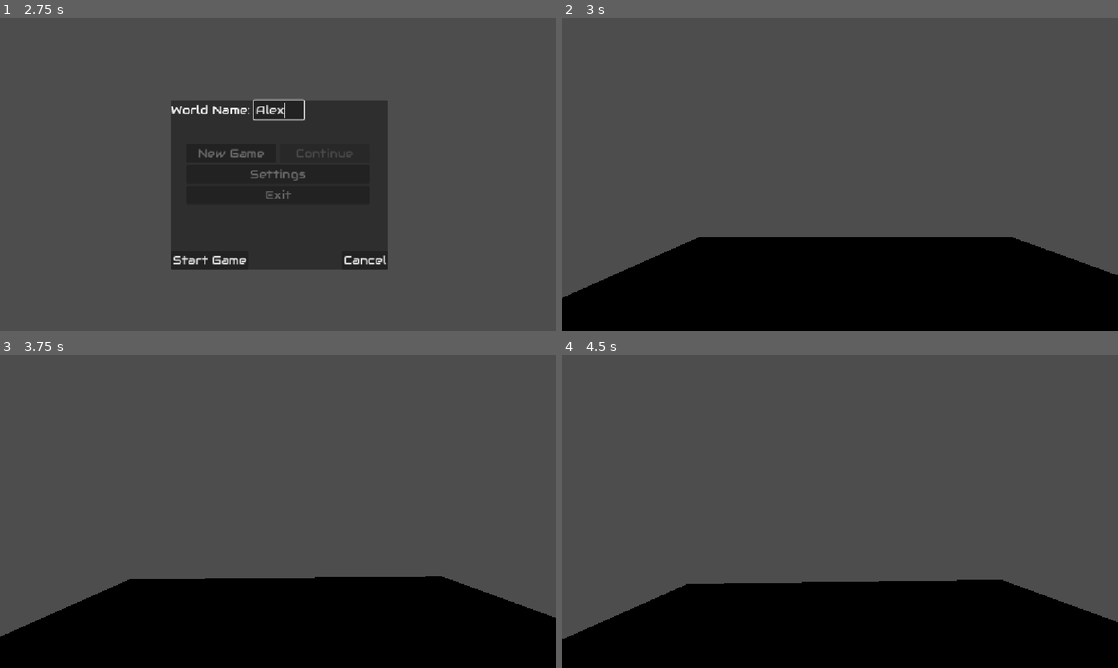
Above: before the commit, frames 1-4 (two rows, left to right).
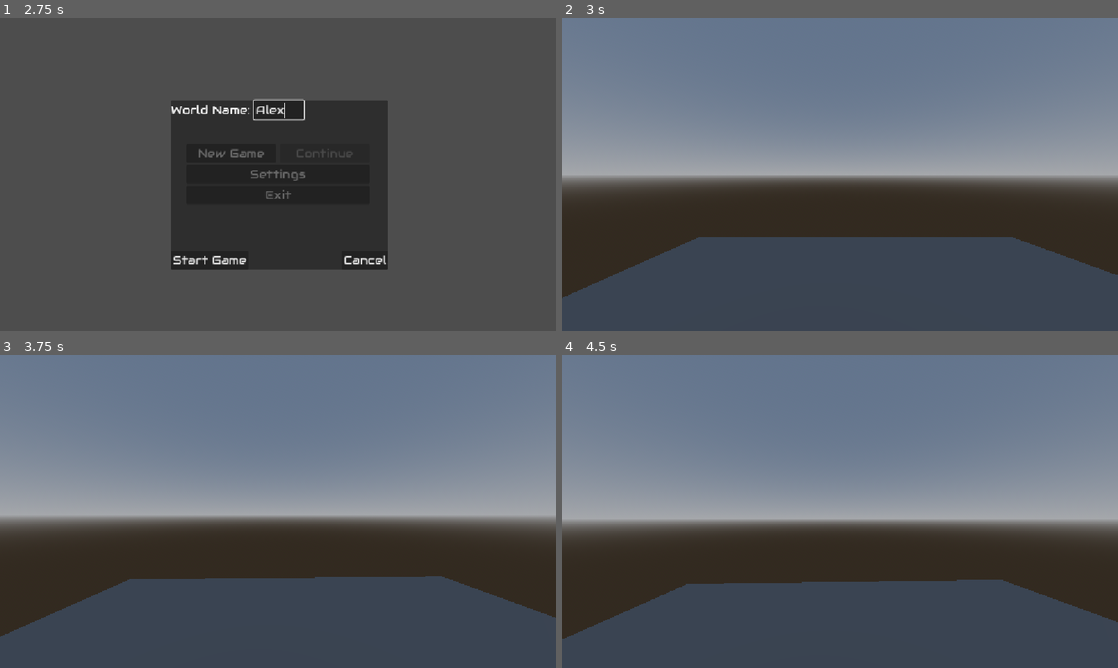
Above: after the commit, the same moments.

Repository: Electron7-7/a-poker-game-made-in-godot
Game: Godot game, scene res://main/dedicated_main.tscn
Two runs of this game, one before a commit and one after it. Both use one fixed random seed, a clock stepped at 60 frames per second and the inputs below.
Inputs (mouse positions are in pixels of both pictures, inside the frame that each line leads up to):
- Up to frame 1 (2.75 s): click "New Game" at 0.5 s; click (294, 108) at 1.27 s; type "Alex" at 1.35 s; click "New Game" at 2 s
- Up to frame 2 (3 s): click "Start Game" at 2.75 s
- Up to frame 3 (3.75 s): tap Enter at 3.5 s; move the mouse to (305, 511) at 3.52 s
- Up to frame 4 (4.5 s): tap Space at 4.25 s; move the mouse to (812, 511) at 4.27 s

Frame 1 is identical in both runs. In frame 2, 97% of the frame differs, in the area x 0-100%, y 0-100%; in frame 3, 97%; in frame 4, 97%.

Commit message:
engine(project settings and default theme tweaking)

Diff:
--- a/menus/default_theme.tres
+++ b/menus/default_theme.tres
@@ -65,6 +65,21 @@
 content_margin_right = 4.0
 content_margin_bottom = 4.0
 
+[sub_resource type="StyleBoxEmpty" id="StyleBoxEmpty_6od3n"]
+
+[sub_resource type="StyleBoxFlat" id="StyleBoxFlat_qhu7v"]
+content_margin_left = 4.0
+content_margin_top = 4.0
+content_margin_right = 4.0
+content_margin_bottom = 4.0
+bg_color = Color(0.12941177, 0.12941177, 0.12941177, 1)
+border_width_bottom = 2
+border_color = Color(0.07058824, 0.07058824, 0.07058824, 1)
+corner_radius_top_left = 4
+corner_radius_top_right = 4
+corner_radius_bottom_right = 4
+corner_radius_bottom_left = 4
+
 [sub_resource type="StyleBoxFlat" id="StyleBoxFlat_7454o"]
 bg_color = Color(0, 0.77, 0.385, 0.172549)
 corner_radius_top_left = 3
@@ -94,6 +109,10 @@
 SavesScroll/base_type = &"ScrollContainer"
 SavesScroll/styles/panel = SubResource("StyleBoxFlat_e3w4u")
 ScrollContainer/styles/panel = SubResource("StyleBoxEmpty_7454o")
+SliderDisplay/base_type = &"Label"
+SliderDisplay/colors/font_color = Color(0.28235295, 0.5803922, 0.35686275, 1)
+SliderDisplay/styles/focus = SubResource("StyleBoxEmpty_6od3n")
+SliderDisplay/styles/normal = SubResource("StyleBoxFlat_qhu7v")
 WorldSelectButton/base_type = &"Button"
 WorldSelectButton/styles/hover = SubResource("StyleBoxFlat_7454o")
 WorldSelectButton/styles/pressed = SubResource("StyleBoxFlat_6od3n")
--- a/project.godot
+++ b/project.godot
@@ -31,6 +31,7 @@
 [global_group]
 
 Persist="Nodes that will be saved (as long as they have a 'save' function)"
+PlayerSpawn="A player spawn point"
 
 [physics]
 
@@ -39,3 +40,7 @@
 common/physics_jitter_fix=0.0
 3d/physics_engine="Jolt Physics"
 common/physics_interpolation=true
+
+[rendering]
+
+environment/defaults/default_environment="uid://2r02414ncg7t"
Not shown: 1 places in menus/default_theme.tres that only renumber resources
